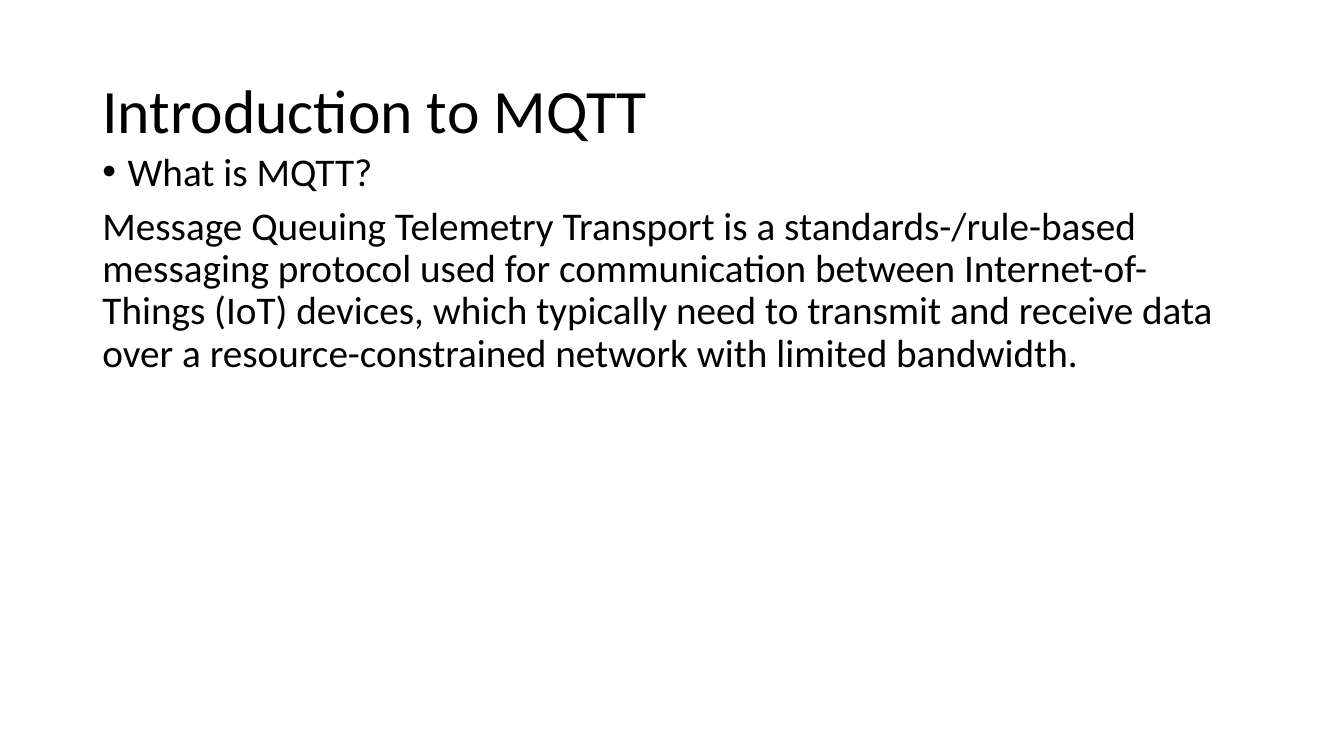
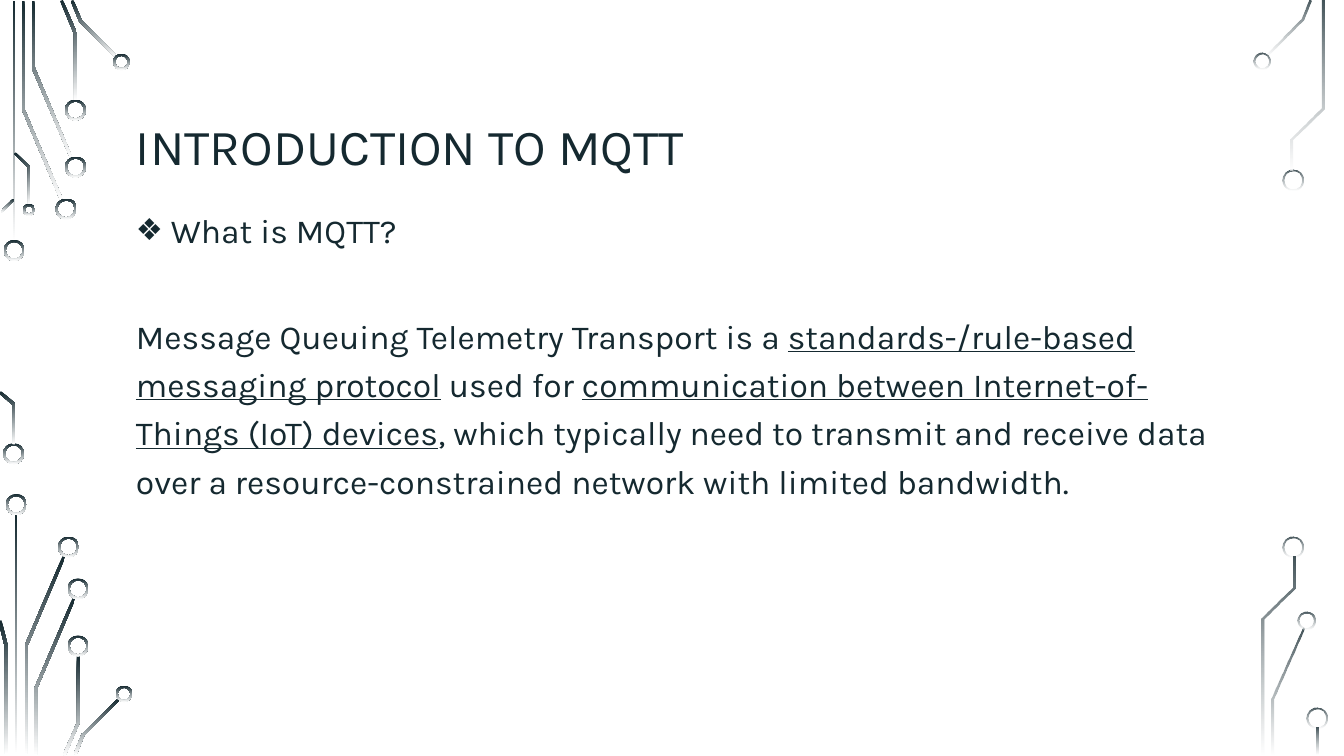
Before and after one commit to sebivenlo/ESD-2023-MQTT, a slide deck: slide 3 of Presentation/Jonas MQTT.pptx. Drawn at 1344x756 pixels with LibreOffice and Linux fonts; fonts in the diff are those of the drawing; background and template pictures are left out. Boxes give left, top, right and bottom in pixels: in the first picture for what was removed or moved away, otherwise in the second. Text is boxed around its words. In the diff, an @@ line names an element or a change of style, - is before the commit and + after.

```diff
--- a/Presentation/Jonas MQTT.pptx
+++ b/Presentation/Jonas MQTT.pptx
@@ title at [136,132,684,174]: text changed; size 44 to 36 pt; font Calibri to Karla; text colour #000000 to #152930 @@
-Introduction to MQTT
+INTRODUCTION TO MQTT
@@ text "What is MQTT?": place and size @@
-text "What is MQTT?" at [128,158,373,192]
+text "What is MQTT?" at [171,220,397,249]
@@ text "What is MQTT?" at [171,220,397,249]: size 28 to 24 pt, font Calibri to Karla, text colour #000000 to #152930; bullet • to ❖; line spacing 0.9 to 1.2 @@
@@ text "Message Queuing Telemetry Transport is ...": place and size @@
-text "Message Queuing Telemetry Transport is ..." at [102,212,1212,368]
+text "Message Queuing Telemetry Transport is ..." at [136,324,1207,495]
@@ text "Message Queuing Telemetry Transport is ..." at [136,324,1207,495]: size 28 to 24 pt, font Calibri to Karla, text colour #000000 to #152930; underline on in "standards-/rule-based messaging protocol communication betwe ..."; line spacing 0.9 to 1.2 @@
@@ group added at [0,0,1328,756]: 33 freeform shapes, 3 rectangles @@
```
Also in this commit, not shown: 8 other slides changed, 3 slides added, 3 slides removed.
